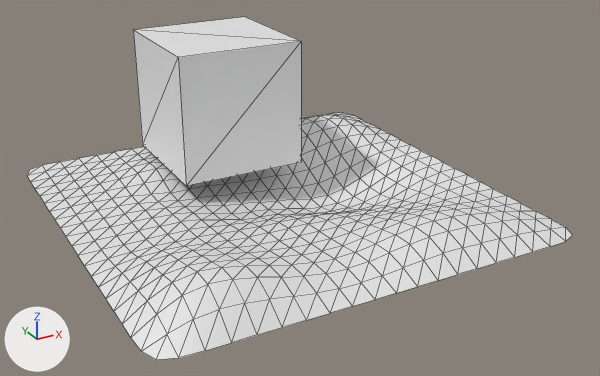
The glTF model assets/blueprints/ground.glb: old version first, new version second.
Rendered twice from a 50 mm lens placed at (-67.0, -130.7, 66.8), pointed at (2.3, -4.8, 3.8). The lights are fixed; the arrows at lower left show +X, +Y and +Z. Mesh edges are drawn as thin lines. Where no turn or scale is listed for an object, it has been applied to the vertices.

Before the edit, the objects in view are built like this:
```python
me_cube_003 = bpy.data.meshes.new('Cube.003')
me_cube_003.from_pydata(...)  # a box spanning x -26.2..26.2, y -26.2..26.2, z -26.2..26.2
me_plane_001 = bpy.data.meshes.new('Plane.001')
me_plane_001.from_pydata(...)  # 441 vertices, 800 faces; spans x -40.0..40.0, y -40.0..40.0, z -6.0..5.5
ob_ground_001 = bpy.data.objects.new('ground.001', me_plane_001)
ob_ground_001.location = (0.0, 0.0, 0.0)
ob_ground_002 = bpy.data.objects.new('ground.002', me_cube_003)
ob_ground_002.location = (-2.2, 22.4, 15.0)
ob_ground_002.scale = (-0.487, -0.487, -0.487)
```
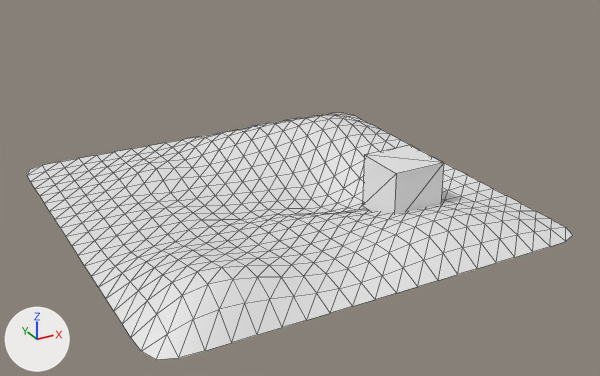
Edits to the bpy script that builds the scene:
```text
Change ob_ground_002:
    ob_ground_002.location: (-2.2, 22.4, 15.0) -> (20.2, -12.5, 3.6)
    ob_ground_002.scale: (-0.487, -0.487, -0.487) -> (-0.204, -0.204, -0.204)
```

Boxes (x1, y1, x2, y2) around the edits, measured in the pictures (600 x 376 px):
'ground.002', moved, rescaled
    before: (133, 17, 301, 186)
    after: (362, 145, 444, 215)
